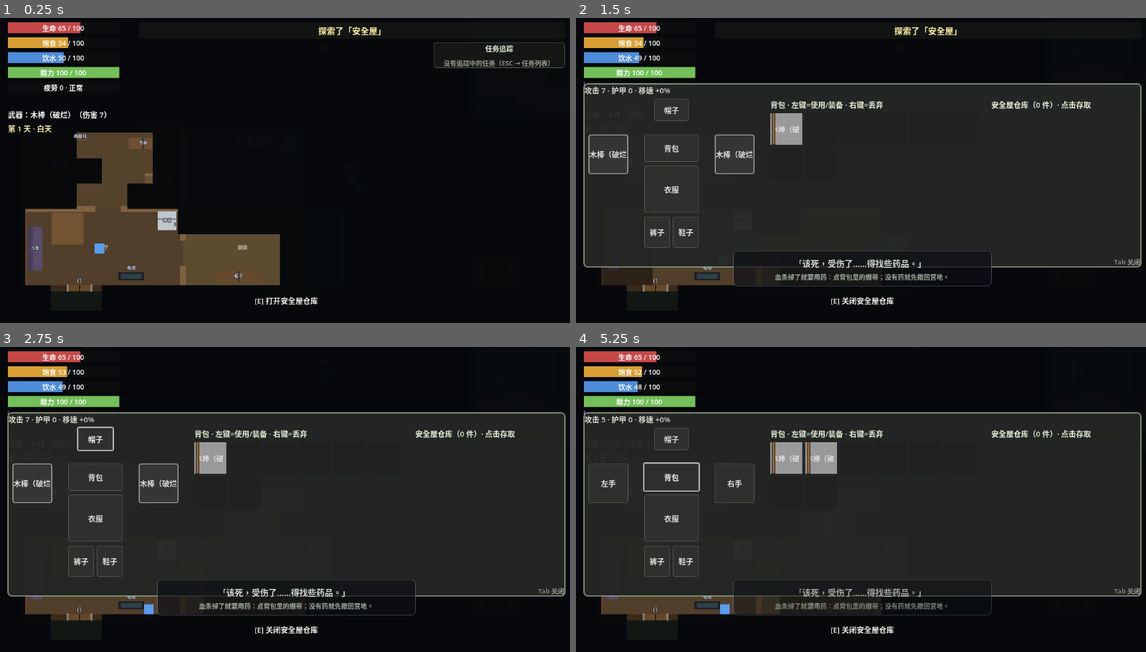
Above: before the commit, frames 1-4 (two rows, left to right).
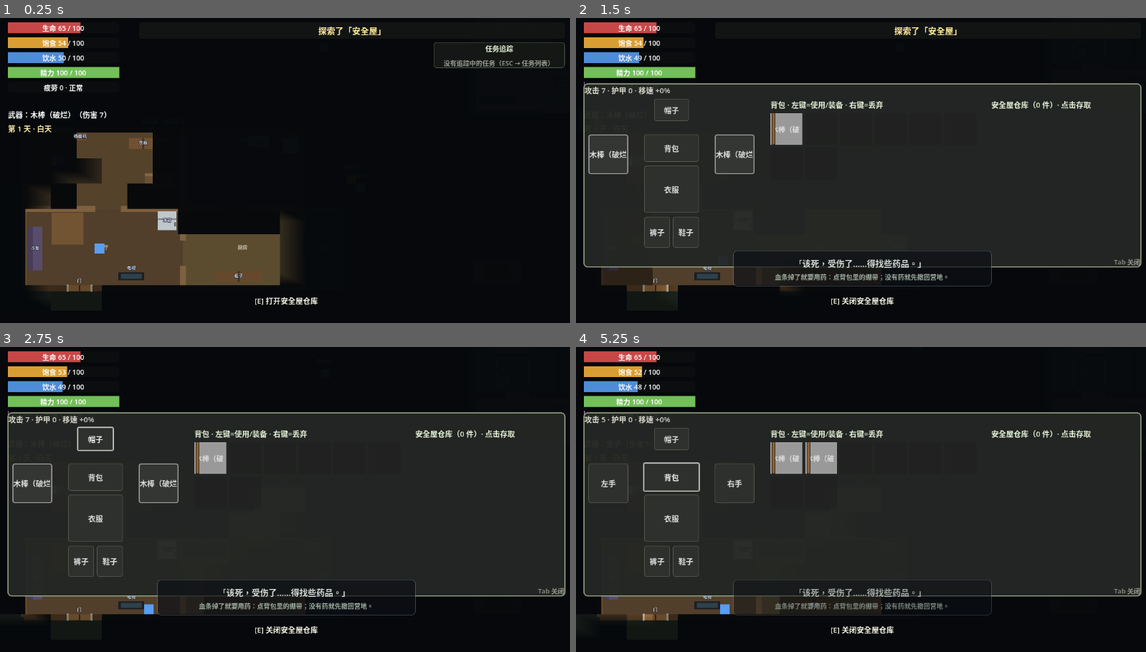
Above: after the commit, the same moments.

Repository: zw555/SurvivalDemo
Game: Godot game, scene res://scenes/main/Main.tscn
Same seed, same stepped clock (60 frames per second), same inputs: the game is played once before the commit and once after it. Sound files missing from this copy of the repository are replaced by a short silence.
Inputs (mouse positions are in pixels of both pictures, inside the frame that each line leads up to):
- Up to frame 1 (0.25 s): no input
- Up to frame 2 (1.5 s): tap Enter at 0.5 s; move the mouse to (986, 158) at 0.52 s; press the mouse at (986, 158) at 0.53 s; hold D (move_right) 0.53-1.28 s; move the mouse to (747, 191) at 1.27 s; release the mouse at (747, 191) at 1.28 s; hold S (move_down) from 1.28 s (still down); tap E (interact) at 1.35 s
- Up to frame 3 (2.75 s): release S (move_down) at 2 s; click "帽子" at 2 s
- Up to frame 4 (5.25 s): click "木棒（破烂）" at 2.75 s; click "左手" at 3.5 s; click "右手" at 4.25 s; click "背包" at 5 s

The runs differ from the first frame. In frame 1, 0.8% of the frame differs, in the area x 6-52%, y 46-90%; in frame 2, less than 0.1%; in frame 3, less than 0.1%; in frame 4, 0.1%.

Commit message:
feat: 迷雾边界柔化全面替换为默认表现（visual_mode 默认 1）
- 用户实机 F6 体验确认后，柔化模式从调试原型转正：默认 0→1
- 纯色基线保留为模式 0（F6 切换），调试对照不删除
- 判定/存档/_cells 零变化；冒烟测试默认断言同步更新，413 项全过
- DESIGN.md / PROJECT_STATUS.md 同步；抓帧确认默认边缘连续渐变

Diff:
--- a/scripts/systems/fog_of_war.gd
+++ b/scripts/systems/fog_of_war.gd
@@ -32,7 +32,7 @@
 ## 让视野边缘从 64px 方块阶梯变成贴合真实圆弧/扇形的过渡——不是继承
 ## 格状态的假细分。「因遮挡不可见」的格（格心在视野几何内却被墙挡）
 ## 保持整格硬边：墙后不该被柔化看穿。判定逻辑 / 存档格式 / _cells 不变。
-@export var visual_mode := 0
+@export var visual_mode := 1  ## 0=纯色基线（调试对照） 1=边界柔化（2026-10-16 起默认，F6 切换）
 
 @export var cell_size := 64.0
 @export var map_size := Vector2(2400, 1600)
--- a/tools/smoke_test.gd
+++ b/tools/smoke_test.gd
@@ -1471,8 +1471,9 @@
 			"车身覆盖的相邻格同样点亮（车头车尾连续可见）")
 	_check(fog.cell_state(4, 9) != FogOfWar.STATE_VISIBLE,
 			"遮挡物正后方的格仍不可见（车后照旧被挡，没有看穿）")
-	# 9) 迷雾视觉柔化原型（2026-10-15 原型批）：只改绘制层，数据/存档零变化
-	_check(fog.visual_mode == 0, "迷雾绘制默认模式 0（纯色基线，行为不变）")
+	# 9) 迷雾视觉柔化（2026-10-16 全面替换为默认）：只改绘制层，数据/存档零变化
+	_check(fog.visual_mode == 1, "迷雾绘制默认模式 1（边界柔化，纯色基线保留为 F6 调试对照）")
+	fog.visual_mode = 0
 	player.global_position = Vector2(800, 700)
 	fog.aim_override = Vector2.RIGHT
 	await physics_frame
Not shown, changed: DESIGN.md
Not shown, changed: PROJECT_STATUS.md
